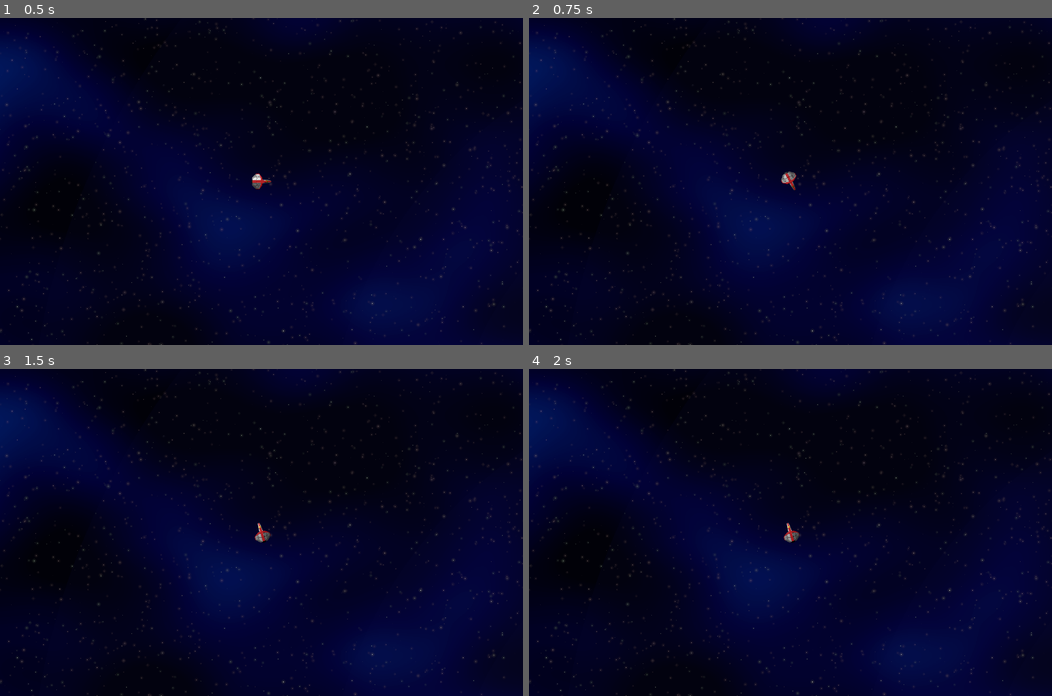
Above: before the commit, frames 1-4 (two rows, left to right).
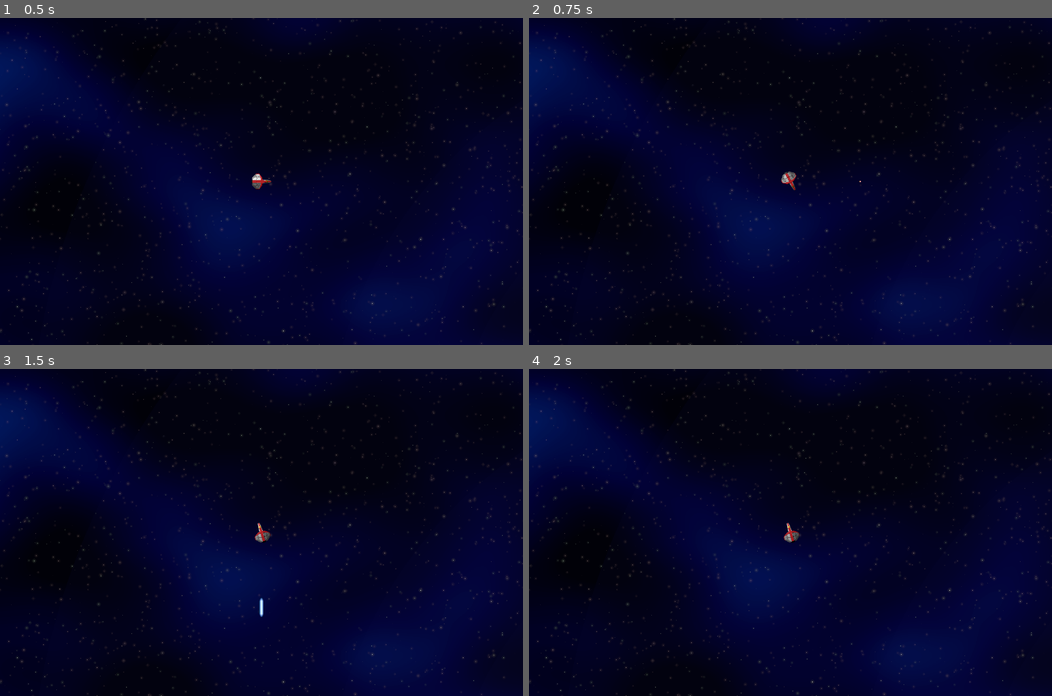
Above: after the commit, the same moments.

Repository: radioation/Godot_Rocks
Game: Godot game, scene res://Scenes/Main/main.tscn
The game is run twice, just before and just after one commit, with the same random seed, the same clock (stepped at 60 frames per second) and the same inputs.
Inputs:
- Up to frame 1 (0.5 s): no input
- Up to frame 2 (0.75 s): tap Enter at 0.5 s; hold D (right) from 0.53 s (still down); hold Space (shoot) from 0.53 s (still down)
- Up to frame 3 (1.5 s): release D (right) at 1.28 s; release Space (shoot) at 1.28 s; hold Down (down_2nd) from 1.28 s (still down); tap Space (shoot) at 1.35 s
- Up to frame 4 (2 s): keep holding Down (down_2nd)

Frame 1 is identical in both runs. In frame 2, less than 0.1% of the frame differs, in the area x 63-64%, y 49-51%; in frame 3, less than 0.1%, in the area x 49-51%, y 70-76%; in frame 4, nothing differs.

Commit message:
working on player shots

Diff:
--- /dev/null
+++ b/GodotRocks/Scenes/BlueShot/blue_shot.gd
@@ -0,0 +1,23 @@
+extends Area2D
+
+
+@export var speed = 1000
+@export var fire_rate = 0.1
+var velocity = Vector2.ZERO
+
+func start(xform ) -> float:
+	transform = xform
+	print( "BLUE transform,x " + str(transform.x))
+	print( "BLUE transform " + str(transform))
+	velocity = transform.x * speed
+	return fire_rate
+
+
+# Called when the node enters the scene tree for the first time.
+func _ready() -> void:
+	pass # Replace with function body.
+
+
+# Called every frame. 'delta' is the elapsed time since the previous frame.
+func _process(delta: float) -> void:
+	position += velocity * delta
--- /dev/null
+++ b/GodotRocks/Scenes/BlueShot/blue_shot.tscn
@@ -0,0 +1,19 @@
+[gd_scene load_steps=4 format=3 uid="uid://csdh4lnfspa7f"]
+
+[ext_resource type="Texture2D" uid="uid://ry3q41r2e5nm" path="res://assets/sprites/blue_shot.png" id="1_4nwni"]
+[ext_resource type="Script" uid="uid://b1ad4he5pr5bc" path="res://Scenes/BlueShot/blue_shot.gd" id="1_beu2w"]
+
+[sub_resource type="CapsuleShape2D" id="CapsuleShape2D_4nwni"]
+radius = 6.0
+height = 48.0
+
+[node name="BlueShot" type="Area2D"]
+script = ExtResource("1_beu2w")
+
+[node name="Sprite2D" type="Sprite2D" parent="."]
+rotation = 1.5708
+texture = ExtResource("1_4nwni")
+
+[node name="CollisionShape2D" type="CollisionShape2D" parent="."]
+rotation = 1.5708
+shape = SubResource("CapsuleShape2D_4nwni")
--- a/GodotRocks/Scenes/Player/player.gd
+++ b/GodotRocks/Scenes/Player/player.gd
@@ -1,4 +1,7 @@
 extends Area2D
+
+@export var red_shot_scene : PackedScene
+@export var blue_shot_scene : PackedScene
 
 var can_shoot = true
 var can_shoot_secondary = true
@@ -105,7 +108,16 @@
 
 
 func shoot() -> void:
-	pass
+	can_shoot = false
+	var shot = red_shot_scene.instantiate()
+	get_tree().root.add_child(shot)
+	var f_rate = shot.start( $BarrelMarker.global_transform)
 
 func shoot_secondary() -> void:
-	pass
+	can_shoot_secondary = false
+	var shot = blue_shot_scene.instantiate()
+	get_tree().root.add_child(shot)
+	var gt = global_transform
+	gt.x = secondary_shot_dir.normalized()
+	gt.y =  gt.x.rotated(1.5708)
+	shot.start( gt )
--- a/GodotRocks/Scenes/Player/player.tscn
+++ b/GodotRocks/Scenes/Player/player.tscn
@@ -1,7 +1,9 @@
-[gd_scene load_steps=68 format=3 uid="uid://dm7abuytgx7os"]
+[gd_scene load_steps=70 format=3 uid="uid://dm7abuytgx7os"]
 
 [ext_resource type="Script" uid="uid://bws1ciykln34d" path="res://Scenes/Player/player.gd" id="1_a3d8c"]
 [ext_resource type="Texture2D" uid="uid://cf1qu800wro2d" path="res://assets/sprites/Ship_000.png" id="1_uvnfx"]
+[ext_resource type="PackedScene" uid="uid://bbfnbb26soduw" path="res://Scenes/RedShot/red_shot.tscn" id="2_d4a23"]
+[ext_resource type="PackedScene" uid="uid://csdh4lnfspa7f" path="res://Scenes/BlueShot/blue_shot.tscn" id="3_hlqkp"]
 [ext_resource type="Script" uid="uid://cdd4eiiceb1wg" path="res://Scenes/Player/player_sprite_2d.gd" id="3_xpcdj"]
 [ext_resource type="Texture2D" uid="uid://b3pyrv3cbbay5" path="res://assets/sprites/ship_frames/Ship_001.png" id="4_vwcno"]
 [ext_resource type="Texture2D" uid="uid://cs5sy53xv5foj" path="res://assets/sprites/ship_frames/Ship_002.png" id="5_u8s58"]
@@ -72,6 +74,8 @@
 
 [node name="Player" type="Area2D"]
 script = ExtResource("1_a3d8c")
+red_shot_scene = ExtResource("2_d4a23")
+blue_shot_scene = ExtResource("3_hlqkp")
 
 [node name="Sprite2D" type="Sprite2D" parent="."]
 scale = Vector2(0.2, 0.2)
@@ -80,10 +84,15 @@
 rotation_textures = Array[Texture2D]([ExtResource("1_uvnfx"), ExtResource("4_vwcno"), ExtResource("5_u8s58"), ExtResour …(1512 unchanged characters)…
 
 [node name="CollisionShape2D" type="CollisionShape2D" parent="."]
+visible = false
 shape = SubResource("CircleShape2D_uvnfx")
 
 [node name="Camera2D" type="Camera2D" parent="."]
+visible = false
 limit_left = 0
 limit_top = 0
 limit_right = 2560
 limit_bottom = 1600
+
+[node name="BarrelMarker" type="Marker2D" parent="."]
+position = Vector2(24, 0)
--- /dev/null
+++ b/GodotRocks/Scenes/RedShot/red_shot.gd
@@ -0,0 +1,20 @@
+extends Area2D
+
+@export var speed = 800
+@export var fire_rate = 0.25
+var velocity = Vector2.ZERO
+
+
+func start(xform ) -> float:
+	transform = xform
+	velocity = transform.x * speed
+	return fire_rate
+
+# Called when the node enters the scene tree for the first time.
+func _ready() -> void:
+	pass # Replace with function body.
+
+
+# Called every frame. 'delta' is the elapsed time since the previous frame.
+func _process(delta: float) -> void:
+	position += velocity * delta
--- /dev/null
+++ b/GodotRocks/Scenes/RedShot/red_shot.tscn
@@ -0,0 +1,17 @@
+[gd_scene load_steps=4 format=3 uid="uid://bbfnbb26soduw"]
+
+[ext_resource type="Script" uid="uid://bjjvgjheg2sak" path="res://Scenes/RedShot/red_shot.gd" id="1_plwt7"]
+[ext_resource type="Texture2D" uid="uid://5edrxvlqa4fb" path="res://assets/sprites/red_shot.png" id="1_rm0kj"]
+
+[sub_resource type="CircleShape2D" id="CircleShape2D_rm0kj"]
+radius = 2.23607
+
+[node name="RedShot" type="Area2D"]
+script = ExtResource("1_plwt7")
+
+[node name="Sprite2D" type="Sprite2D" parent="."]
+scale = Vector2(0.2, 0.2)
+texture = ExtResource("1_rm0kj")
+
+[node name="CollisionShape2D" type="CollisionShape2D" parent="."]
+shape = SubResource("CircleShape2D_rm0kj")
Not shown, added: GodotRocks/Scenes/BlueShot/blue_shot.gd.uid
Not shown, added: GodotRocks/Scenes/RedShot/red_shot.gd.uid
